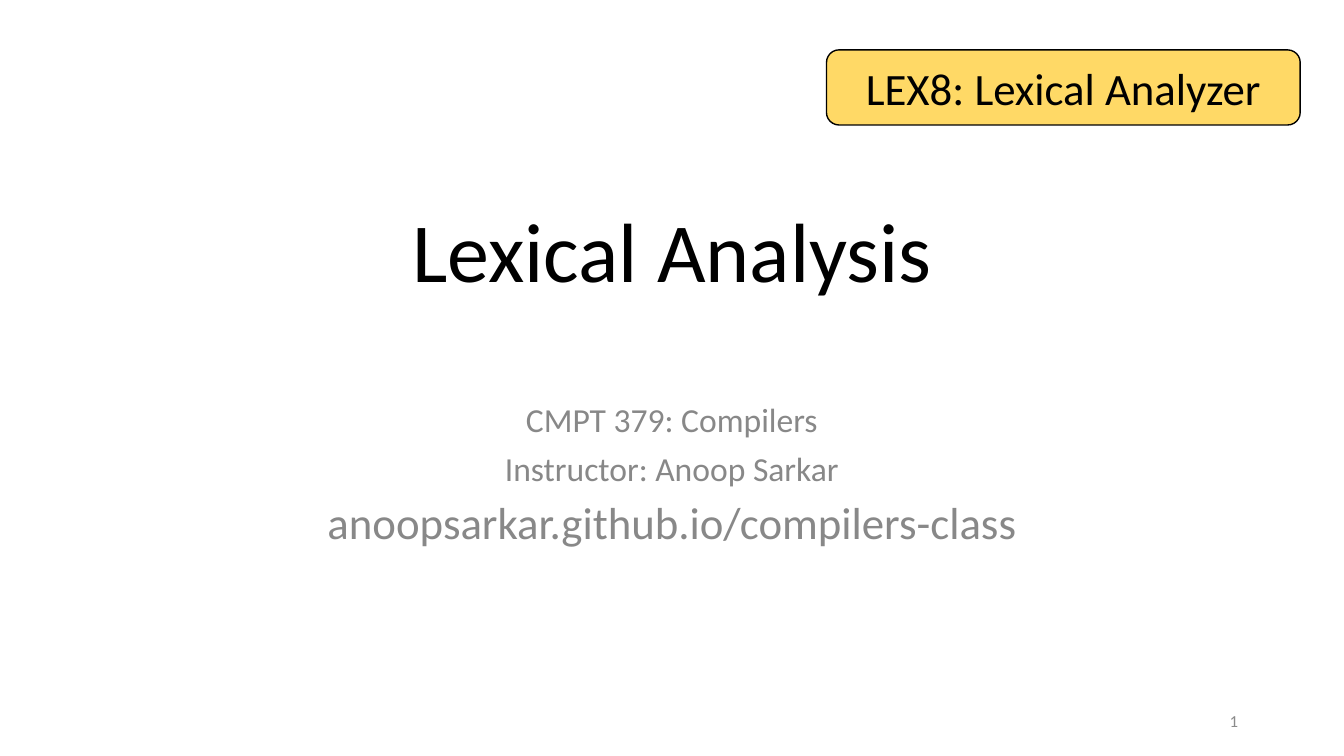
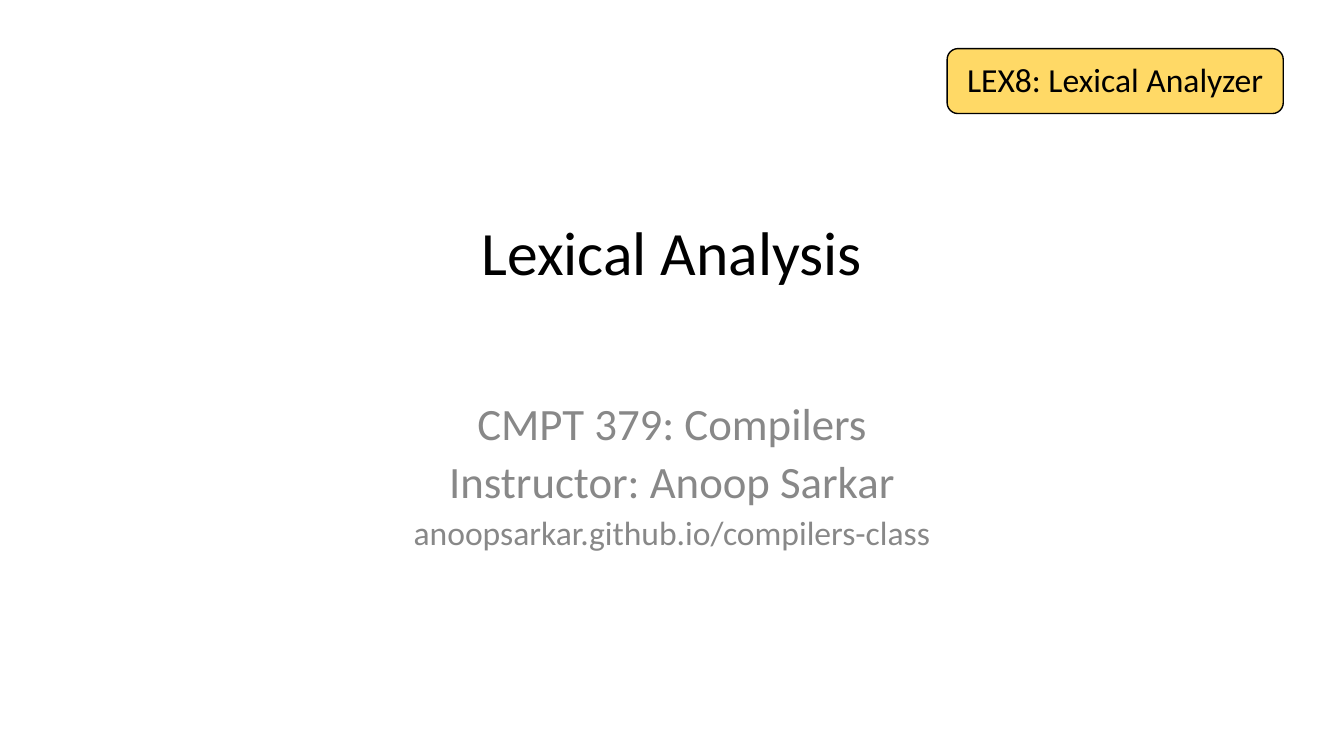
Before and after one commit to anoopsarkar/compilers-class, a slide deck: slide 1 of assets/ppt/lex/lex8-lexical-analyzer.pptx. Drawn at 1344x756 pixels with LibreOffice and Linux fonts; fonts in the diff are those of the drawing. Boxes give left, top, right and bottom in pixels: in the first picture for what was removed or moved away, otherwise in the second. Text is boxed around its words. In the diff, an @@ line names an element or a change of style, - is before the commit and + after.

```diff
--- a/assets/ppt/lex/lex8-lexical-analyzer.pptx
+++ b/assets/ppt/lex/lex8-lexical-analyzer.pptx
@@ rounded rectangle "LEX8: Lexical Analyzer": place and size @@
-rounded rectangle "LEX8: Lexical Analyzer" at <box>827,50,1300,125</box>
+rounded rectangle "LEX8: Lexical Analyzer" at <box>948,48,1284,113</box>
@@ rounded rectangle "LEX8: Lexical Analyzer" at <box>948,48,1284,113</box>: size 24 to 18 pt @@
@@ title "Lexical Analysis" at <box>482,232,862,285</box>: size 45 to 33 pt @@
@@ subtitle "CMPT 379: Compilers" at <box>414,409,930,551</box>: size 18 to 24 pt in "CMPT 379: Compilers", "Instructor: Anoop Sarkar"; size 24 to 18 pt in "anoopsarkar.github.io/compilers-class"; more space between paragraphs; less space between paragraphs @@
@@ page number removed at <box>1230,716,1239,727</box> @@
-1
```
Also in this commit, not shown: 7 other slides changed, 4 slides added, 1 slide removed, 6 other files.
